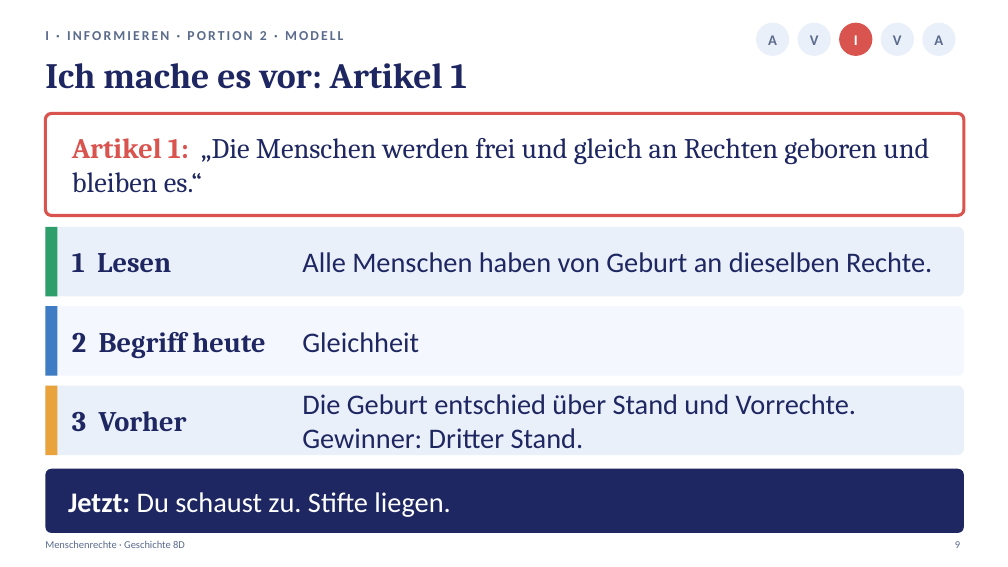
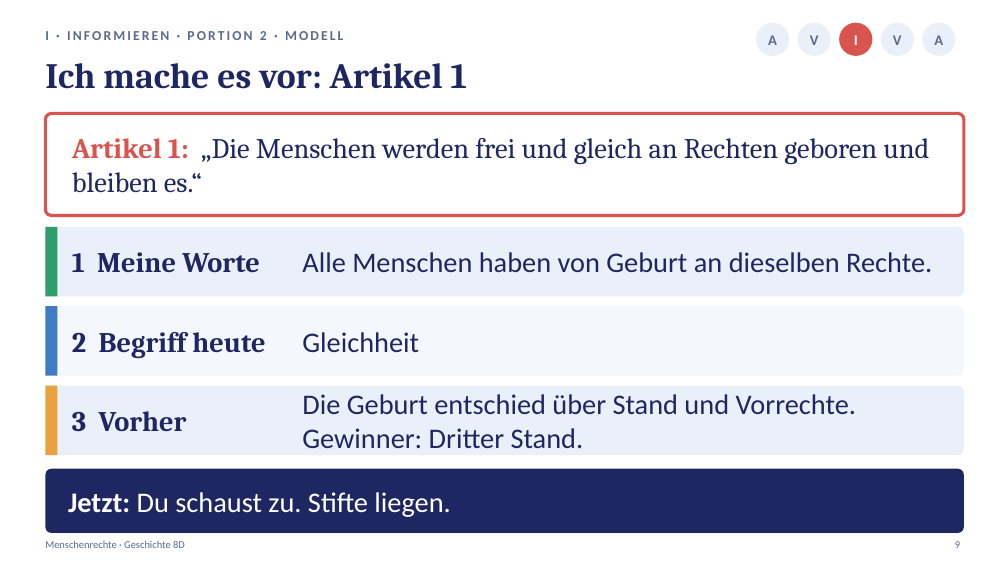
Before and after one commit to golzkonstantin-gif/Schule, a slide deck: slide 9 of Geschichte_8D/Stunde4_Menschenrechte/Praesentation_Stunde4_Menschenrechte_8D.pptx. Drawn at 1008x567 pixels with LibreOffice and Linux fonts; fonts in the diff are those of the drawing. Boxes give left, top, right and bottom in pixels: in the first picture for what was removed or moved away, otherwise in the second. Text is boxed around its words. In the diff, an @@ line names an element or a change of style, - is before the commit and + after.

```diff
--- a/Geschichte_8D/Stunde4_Menschenrechte/Praesentation_Stunde4_Menschenrechte_8D.pptx
+++ b/Geschichte_8D/Stunde4_Menschenrechte/Praesentation_Stunde4_Menschenrechte_8D.pptx
@@ text at box(72, 252, 260, 272): text changed @@
-1 Lesen
+1 Meine Worte
```
Also in this commit, not shown: 4 other slides changed, 15 other files.
